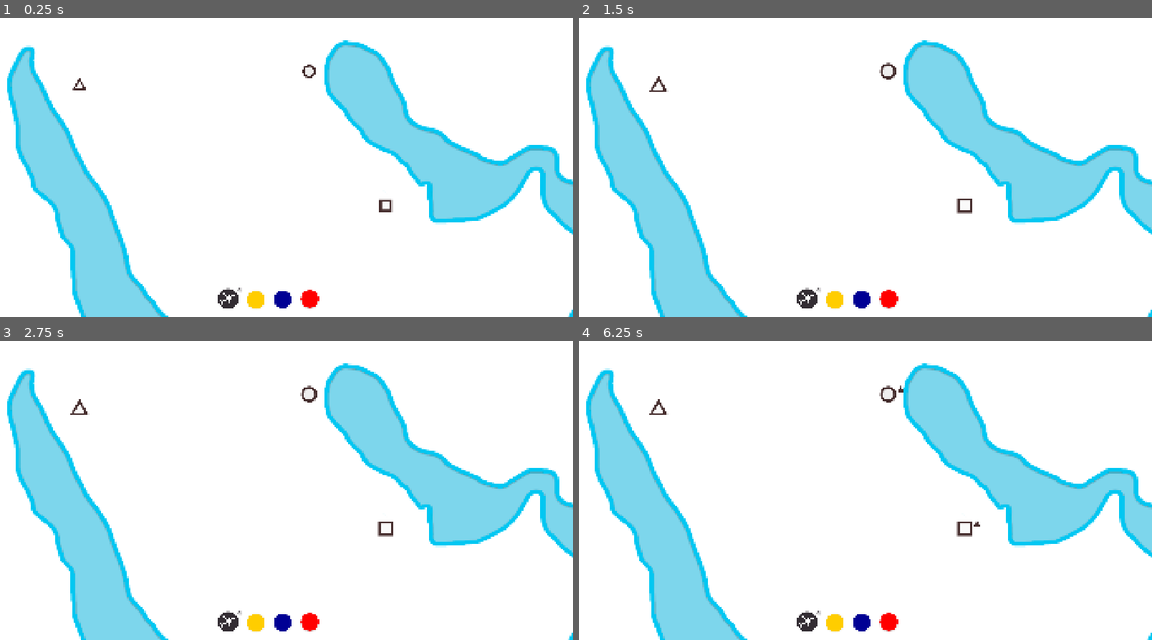
Above: before the commit, frames 1-4 (two rows, left to right).
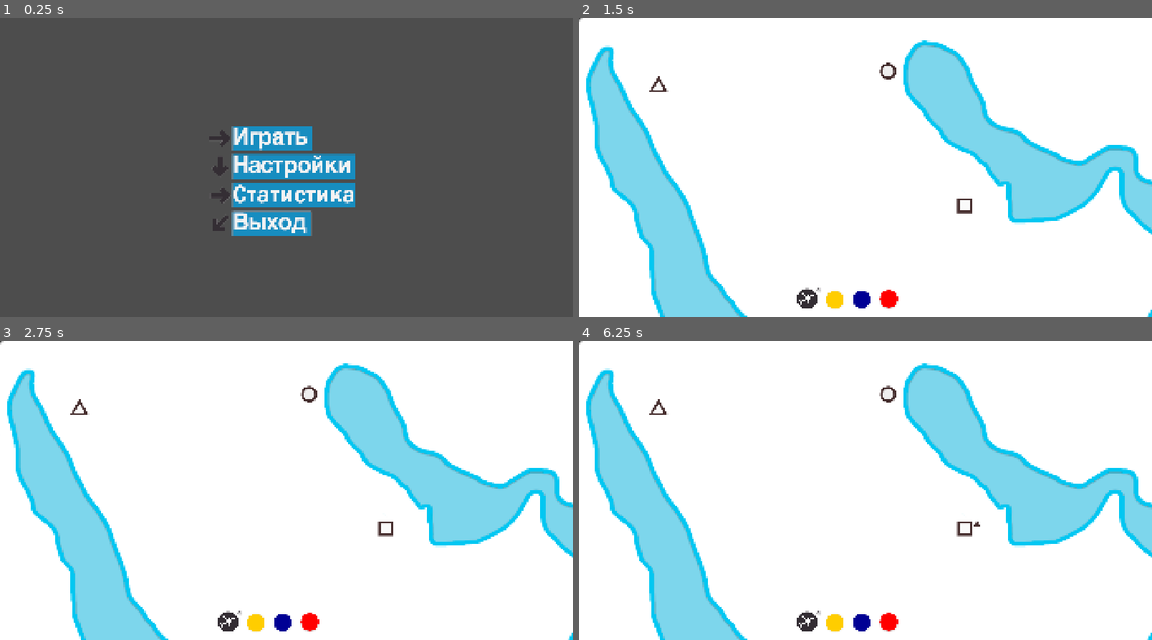
Above: after the commit, the same moments.

Repository: top-it-090304/Holding-Pattern
Game: Godot game, scene res://scene/StartMenu.tscn
Two runs of this game, one before a commit and one after it. Both use one fixed random seed, a clock stepped at 60 frames per second and the inputs below. Before the commit the project starts from res://scene/Main.tscn.
Inputs (mouse positions are in pixels of both pictures, inside the frame that each line leads up to):
- Up to frame 1 (0.25 s): no input
- Up to frame 2 (1.5 s): click (842, 137) at 0.52 s; click (579, 18) at 1.27 s
- Up to frame 3 (2.75 s): click (0, 341) at 2.02 s
- Up to frame 4 (6.25 s): click (579, 341) at 2.77 s; click (579, 341) at 3.52 s; click (836, 622) at 4.25 s; click (865, 622) at 5 s; click (888, 622) at 5.75 s

The runs differ from the first frame. In frame 1, 99% of the frame differs, in the area x 0-100%, y 0-100%; in frame 2, less than 0.1%; in frame 3, less than 0.1%; in frame 4, less than 0.1%.

Commit message:
change main scene

Diff:
--- a/project.godot
+++ b/project.godot
@@ -11,7 +11,7 @@
 [application]
 
 config/name="Air Rout"
-run/main_scene="uid://w3majmenhb7r"
+run/main_scene="uid://dggwktu3dwg6x"
 config/features=PackedStringArray("4.6", "Forward Plus")
 run/max_fps=60
 config/icon="res://objects/icon.svg"
--- a/scene/Airport.tscn
+++ b/scene/Airport.tscn
@@ -4,7 +4,7 @@
 [ext_resource type="Texture2D" uid="uid://bbdidywjb2jq4" path="res://objects/point_circle.png" id="2_qo1ey"]
 
 [sub_resource type="CircleShape2D" id="CircleShape2D_qo1ey"]
-radius = 29.017237
+radius = 15.033297
 
 [node name="Airport" type="Area2D" unique_id=1138182898]
 z_index = 1
--- a/scene/Main.tscn
+++ b/scene/Main.tscn
@@ -40,6 +40,37 @@
 [node name="Timer" type="Timer" parent="." unique_id=1871435388]
 wait_time = 24.0
 autostart = true
+
+[node name="GameOver" type="CanvasLayer" parent="." unique_id=2125910932]
+process_mode = 3
+
+[node name="TextureRect" type="TextureRect" parent="GameOver" unique_id=1163205481]
+anchors_preset = 15
+anchor_right = 1.0
+anchor_bottom = 1.0
+grow_horizontal = 2
+grow_vertical = 2
+
+[node name="Control" type="Control" parent="GameOver" unique_id=1549837969]
+layout_mode = 3
+anchors_preset = 0
+offset_right = 40.0
+offset_bottom = 40.0
+
+[node name="ScoreLabel" type="Label" parent="GameOver/Control" unique_id=878178107]
+layout_mode = 0
+offset_right = 40.0
+offset_bottom = 23.0
+
+[node name="Restart" type="Button" parent="GameOver/Control" unique_id=1839325162]
+layout_mode = 0
+offset_right = 8.0
+offset_bottom = 8.0
+
+[node name="Menu" type="Button" parent="GameOver/Control" unique_id=114752138]
+layout_mode = 0
+offset_right = 8.0
+offset_bottom = 8.0
 
 [node name="UI" type="CanvasLayer" parent="." unique_id=1579573212]
 layer = 2
--- a/scripts/Airport.gd
+++ b/scripts/Airport.gd
@@ -198,7 +198,6 @@
 
 	for i in range(passengers.size()):
 		var shape = passengers[i]
-		@warning_ignore("integer_division")
 		var row = int(i / max_in_row)
 		var col = i % max_in_row
 		var pos
--- a/scripts/Event.gd
+++ b/scripts/Event.gd
@@ -1,4 +1,3 @@
 extends Node
 
-@warning_ignore("unused_signal")
 signal passengers_delivery
--- a/scripts/Main.gd
+++ b/scripts/Main.gd
@@ -129,6 +129,7 @@
 
 			var new_speed = max(1.0, 0.3 - (current_phase * 0.5))
 			passenger_timer.wait_time = new_speed
+			print(new_speed)
 			passenger_timer.start()
 
 
@@ -163,11 +164,19 @@
 
 func check_airport():
 	var mouse_pos = get_global_mouse_position()
+	var permission = false
 
 	for airport in get_tree().get_nodes_in_group("airports"):
 
-
 		if airport != selected_airport and airport.global_position.distance_to(mouse_pos) < 50 and ((len(lines_data[lines_dat …(188 unchanged characters)…
+			permission = true
+
+		for route in get_tree().get_nodes_in_group("routes"):
+			if selected_airport == route.route_data["start_airport"] and airport == route.route_data["end_airport"] or selected_airport == route.route_data["end_airport"] and airport == route.route_data["start_airport"]:
+				permission = false
+
+		if permission:
+			permission = false
 			airport.activate_pulse()
 
 			if not lines_data["in_" + lines_data["current color"]]:
@@ -183,6 +192,7 @@
 
 func create_route(a, b):
 	var route = route_scene.instantiate()
+	route.add_to_group("routes")
 	add_child(route)
 	route.create_line(a, b)
 
@@ -269,6 +279,7 @@
 		target.spawn_passenger()
 
 func game_over(_failed_airport):
+	print("stop")
 	get_tree().paused = true
 	$UI.visible = false
 
--- a/scripts/Plane.gd
+++ b/scripts/Plane.gd
@@ -6,36 +6,13 @@
 var current_speed: float = 0.0
 var forward: bool = true
 var color: String
-var is_transport_plane: bool = false
 
 var cargo: Array = []
 var max_seats: int = 6
 var if_load: bool = true
 
 
-func _input(event):
-	if event is InputEventMouseButton and event.button_index == MOUSE_BUTTON_LEFT:
-		var mouse_pos = get_global_mouse_position()
-		if event.pressed:
-			var main_node = get_tree().root.get_node("Main")
-			if main_node and main_node.is_drawing:
-				return
-
-			for airport in get_tree().get_nodes_in_group("airports"):
-				if mouse_pos.distance_to(airport.global_position) < 35.0:
-					return
-			if not is_transport_plane and mouse_pos.distance_to(global_position) < 40.0:
-				is_transport_plane = true
-				scale = Vector2(0.6, 0.6)
-				z_index = 10
-		elif not event.pressed and is_transport_plane:
-				_drop_plane()
-
 func _process(delta):
-	if is_transport_plane:
-		_take_plane()
-		return
-
 	if not current_route: return
 
 	var curve = current_route["curve"]
@@ -104,7 +81,6 @@
 
 
 func switch_to_next_route(arrived_at_end: bool):
-
 	var arrived_airport = current_route["end_airport"] if arrived_at_end else current_route["start_airport"]
 
 	_upload_passenger(arrived_airport)
@@ -202,81 +178,3 @@
 
 				points.append(points[0])
 				draw_polyline(points, p_color, 0.5, true)
-
-func _take_plane():
-	var canvas_transform = get_viewport().get_canvas_transform()
-	var mouse_pos_world = canvas_transform.affine_inverse() * get_viewport().get_mouse_position()
-
-	global_position = mouse_pos_world
-
-	var found_data = _get_closest_route_data(mouse_pos_world)
-
-	if found_data:
-
-		modulate = modulate.lerp(found_data.color_val, 0.2)
-		modulate.a = 0.7
-
-		var curve = found_data.curve
-		@warning_ignore("shadowed_variable_base_class")
-		var offset = curve.get_closest_offset(mouse_pos_world)
-		var pos1 = curve.sample_baked(offset)
-		var pos2 = curve.sample_baked(offset + 2.0)
-
-		var target_angle = (pos2 - pos1).angle()
-		rotation = lerp_angle(rotation, target_angle, 0.15)
-	else:
-		modulate = modulate.lerp(Color(0.6, 0.6, 0.6, 0.5), 0.1)
-		rotation = lerp_angle(rotation, 0, 0.1)
-
-func _get_closest_route_data(global_pos):
-	var min_dist = 30.0
-	var closest_data = null
-
-	for route in get_tree().get_nodes_in_group("routes"):
-		for curve in route.my_curves:
-			@warning_ignore("shadowed_variable_base_class")
-			var offset = curve.get_closest_offset(global_pos)
-			var point = curve.sample_baked(offset)
-			var d = global_pos.distance_to(point)
-
-			if d < min_dist:
-				min_dist = d
-				closest_data = {
-					"curve": curve,
-					"full_route_data": route.route_data,
-					"color_val": GameData.color_values[route.route_data.color]
-				}
-	return closest_data
-
-
-func _drop_plane():
-	is_transport_plane = false
-
-	scale = Vector2(0.46, 0.46)
-	z_index = 0
-
-	var mouse_pos = get_global_mouse_position()
-	var found_data = _get_closest_route_data(mouse_pos)
-
-	if found_data:
-		current_route = found_data.full_route_data.duplicate()
-		current_route["curve"] = found_data.curve
-		color = current_route.color
-
-		modulate = found_data.color_val
-		modulate.a = 1.0
-
-		var curve = found_data.curve
-		@warning_ignore("shadowed_variable_base_class")
-		var offset = curve.get_closest_offset(mouse_pos)
-		t = offset / curve.get_baked_length()
-		position = curve.sample_baked(offset)
-
-		current_speed = target_speed
-		forward = true
-	else:
-		GameData.start_planes += 1
-		for count_label in get_tree().get_nodes_in_group("countPlane"):
-			if count_label.has_method("update_counter"):
-				count_label.update_counter()
-		queue_free()
--- a/scripts/Plane_add.gd
+++ b/scripts/Plane_add.gd
@@ -7,9 +7,6 @@
 func _process(_delta):
 	if GameData.start_planes == 0:
 		texture = load("res://objects/count_fly_Zero.png")
-	if GameData.start_planes > 0:
-		texture = load("res://objects/count_fly.png")
-
 	if is_dragging and is_instance_valid(ghost_plane):
 		var mouse_pos_viewport = get_viewport().get_mouse_position()
 		ghost_plane.global_position = mouse_pos_viewport
--- a/scripts/Route.gd
+++ b/scripts/Route.gd
@@ -43,9 +43,11 @@
 	var shapes_list = GameData.lines_data[color_name + "_shapes"]
 
 	if not airport_a.my_shape in shapes_list:
+		print("+ точка")
 		shapes_list.append(airport_a.my_shape)
 
 	if not airport_b.my_shape in shapes_list:
+		print("+ точка")
 		shapes_list.append(airport_b.my_shape)
 
 	route_data = {
